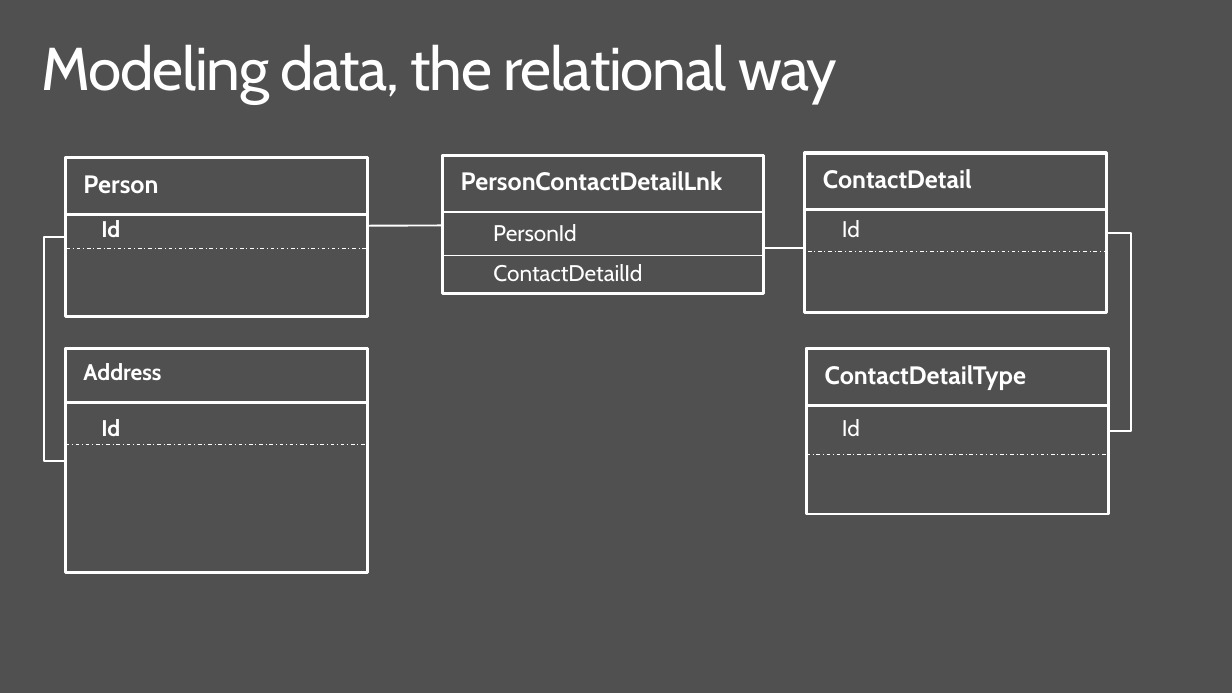
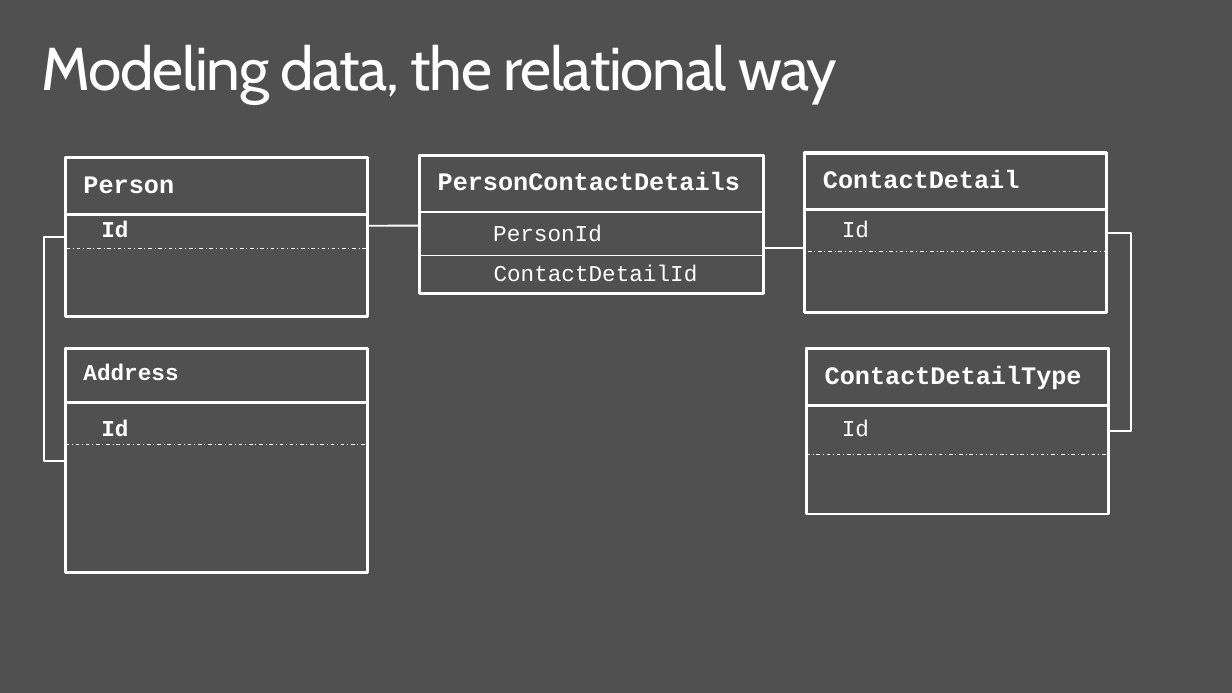
Before and after one commit to dmakogon/decodedconf2016, a slide deck: slide 12 of docmodeling/makogon-docmodeling.pptx. Drawn at 1232x693 pixels with LibreOffice and Linux fonts; fonts in the diff are those of the drawing; background and template pictures are left out. Boxes give left, top, right and bottom in pixels: in the first picture for what was removed or moved away, otherwise in the second. Text is boxed around its words. In the diff, an @@ line names an element or a change of style, - is before the commit and + after.

Commit message:
tweaks for doc modeling talk

```diff
--- a/docmodeling/makogon-docmodeling.pptx
+++ b/docmodeling/makogon-docmodeling.pptx
@@ rectangle: place and size @@
-rectangle at (443,155,764,294)
+rectangle at (419,155,764,294)
@@ rectangle "PersonContactDetails": place and size @@
-rectangle "PersonContactDetails" at (443,156,764,213)
+rectangle "PersonContactDetails" at (419,156,764,213)
@@ text in rectangle at (438,172,740,191): text changed; font Cabin to Courier New @@
-PersonContactDetailLnk
+PersonContactDetails
@@ line moved from (367, 226) - (443, 226) to (367, 226) - (419, 226) @@
@@ line moved from (445, 255) - (764, 255) to (419, 255) - (764, 255) @@
@@ font Cabin to Courier New in 10 elements at (65,158,367,215), (65,349,367,403), (805,153,1107,210), (806,349,1108,406), (101,221,128,237), (101,420,128,436), (842,221,869,238), (842,420,869,437), (493,224,602,242), (494,264,698,282) @@
```
Also in this commit, not shown: 7 other slides changed, 1 other file.
